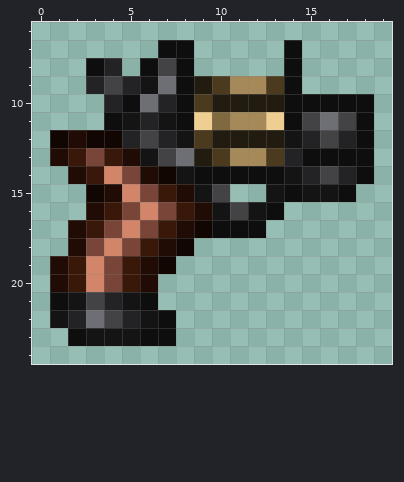
A pixel-art sprite gets an edit: Resources/Textures/_RMC14/Objects/Weapons/Guns/Pistols/mateba.rsi/base.png. Above: the version before the commit.
The file is 32x32 pixels. Shown: x 0..19, y 6..24.
The same view after the edit:
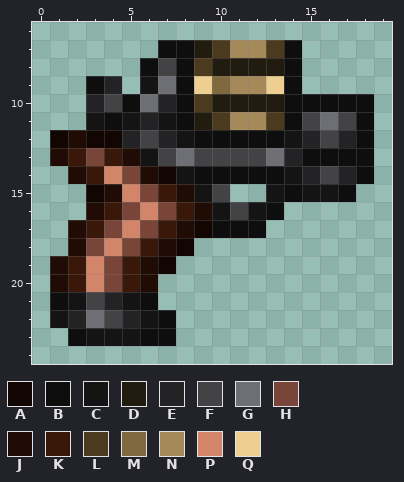
Palette (. is transparent): A #110602  B #0e0e0e  C #141414  D #221b10  E #232325  F #434346  G #6e6f74  H #794539  J #200c04  K #391709  L #4b3a1d  M #80683f  N #a58959  P #d38569  Q #efcf91
Difference:
{"y":7,"x":9,"old":".....","new":"DLNNL"}
{"y":8,"x":3,"old":"BE","new":".."}
{"y":8,"x":9,"old":".....","new":"LDDDD"}
{"y":9,"x":3,"old":"EFE","new":"BE."}
{"y":9,"x":9,"old":"DL","new":"QM"}
{"y":9,"x":13,"old":"L","new":"Q"}
{"y":10,"x":3,"old":".E","new":"EF"}
{"y":11,"x":3,"old":".","new":"C"}
{"y":11,"x":9,"old":"QM","new":"DL"}
{"y":11,"x":13,"old":"Q","new":"L"}
{"y":12,"x":9,"old":"LDDDD","new":"BBBBB"}
{"y":13,"x":9,"old":"DLNNL","new":"FFFFG"}
{"label":"changed","picture_box":[194,40,284,166]}
{"label":"changed","picture_box":[86,58,140,130]}
